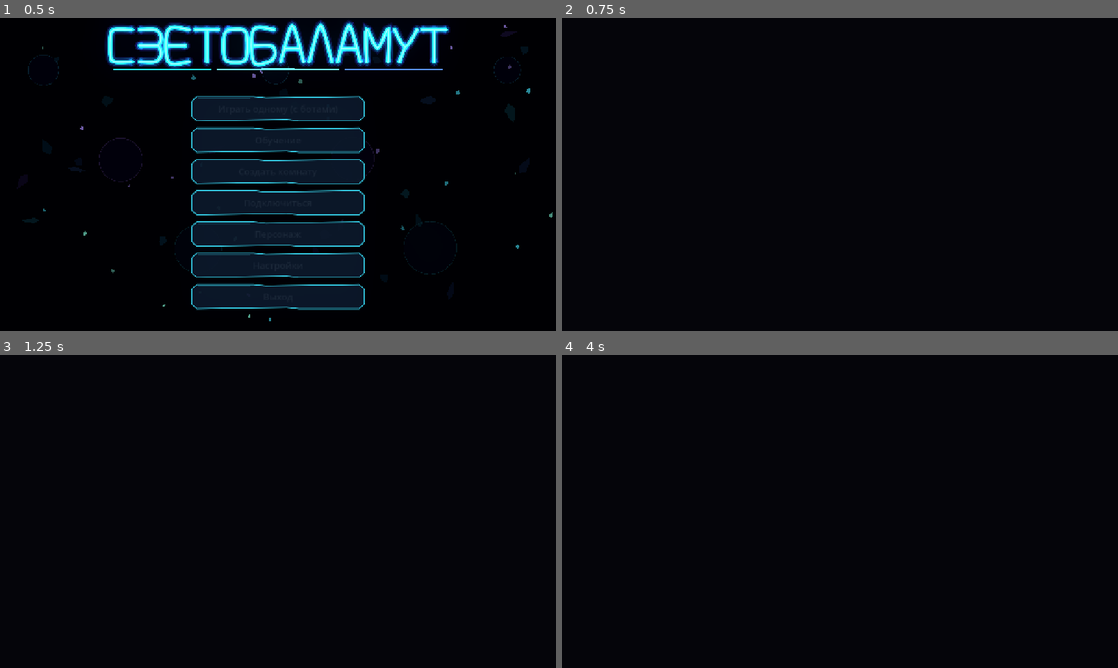
Above: before the commit, frames 1-4 (two rows, left to right).
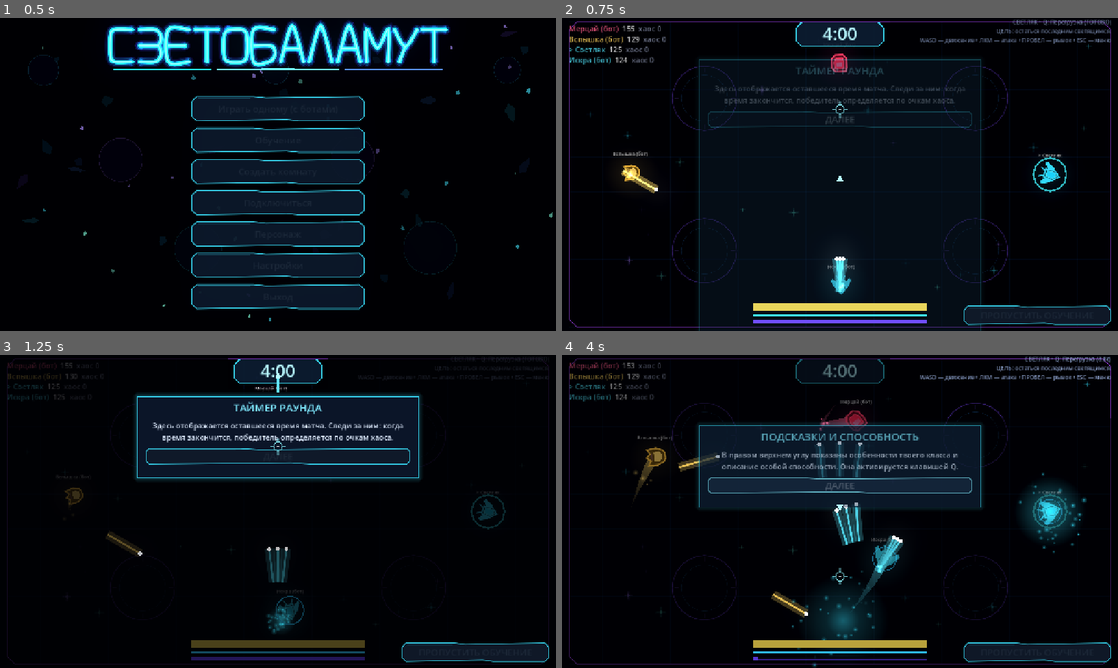
Above: after the commit, the same moments.

Repository: DvoreZZKy/svetobalamut
Game: Godot game, scene res://scenes/menu.tscn
Two runs of this game, one before a commit and one after it. Both use one fixed random seed, a clock stepped at 60 frames per second and the inputs below.
Inputs (mouse positions are in pixels of both pictures, inside the frame that each line leads up to):
- Up to frame 1 (0.5 s): no input
- Up to frame 2 (0.75 s): click "Играть одному (с ботами)" at 0.5 s
- Up to frame 3 (1.25 s): no input
- Up to frame 4 (4 s): tap Enter (restart) at 1.25 s; move the mouse to (962, 495) at 1.27 s; press the mouse at (962, 495) at 1.28 s; hold D (right) 1.28-2 s; tap Q (ability) at 1.35, 3.05 s; release the mouse at (962, 495) at 2 s; click (840, 455) at 2 s, where only the run after the commit has a clickable "ДАЛЕЕ"; move the mouse to (728, 527) at 2.77 s; hold S (down) 2.78-3.5 s; click (728, 527) at 2.85 s; click (840, 577) at 3.5 s, where only the run after the commit has a clickable "ДАЛЕЕ"

Frame 1 is identical in both runs. In frame 2, 10% of the frame differs, in the area x 1-99%, y 0-100%; in frame 3, 20%; in frame 4, 23%.
Error before the commit: Parse Error: Could not parse global class "Sim" from "res://scripts/sim.gd". (res://scripts/arena.gd:12)

Commit message:
Fix projectile firing block indentation

Diff:
--- a/scripts/sim.gd
+++ b/scripts/sim.gd
@@ -230,22 +230,22 @@
 		p.fire_was_down = want_fire
 	elif want_fire and p.fire_cd <= 0.0 and p.light > shot_cost + 0.5:
 		var spread_count := 3 if p.kind == 0 else 1
-			for shot_i in spread_count:
-				var spread := (float(shot_i) - 1.0) * 0.12 if spread_count == 3 else 0.0
-				var ang: float = p.aim.angle() + spread + rng.randf_range(-0.018, 0.018)
-				var dir := Vector2.from_angle(ang)
-				var bolt_speed := 960.0 if p.kind == 3 else (1480.0 if p.kind == 2 else BULLET_SPEED)
-				var bolt_radius := 11.0 if p.kind == 3 else 6.0
-				var damage_mult := 0.42 if p.kind == 0 else 1.0
-				bullets.append({"id": next_id, "pos": p.pos + dir * 34.0, "vel": dir * bolt_speed + p.vel * 0.25,
-					"owner": p.id, "life": 1.4, "bn": 0, "dmg": BULLET_DMG * p.attack * damage_mult,
-					"radius": bolt_radius})
-				next_id += 1
-			p.light -= shot_cost
-			var haste := 0.52 if p.kind == 0 and p.ability_t > 0.0 else 1.0
-			p.fire_cd = p.fire_rate * haste
-			p.vel -= p.aim * 55.0
-			events.append({"t": "shot", "x": p.pos.x, "y": p.pos.y, "c": p.ci})
+		for shot_i in spread_count:
+			var spread := (float(shot_i) - 1.0) * 0.12 if spread_count == 3 else 0.0
+			var ang: float = p.aim.angle() + spread + rng.randf_range(-0.018, 0.018)
+			var dir := Vector2.from_angle(ang)
+			var bolt_speed := 960.0 if p.kind == 3 else (1480.0 if p.kind == 2 else BULLET_SPEED)
+			var bolt_radius := 11.0 if p.kind == 3 else 6.0
+			var damage_mult := 0.42 if p.kind == 0 else 1.0
+			bullets.append({"id": next_id, "pos": p.pos + dir * 34.0, "vel": dir * bolt_speed + p.vel * 0.25,
+				"owner": p.id, "life": 1.4, "bn": 0, "dmg": BULLET_DMG * p.attack * damage_mult,
+				"radius": bolt_radius})
+			next_id += 1
+		p.light -= shot_cost
+		var haste := 0.52 if p.kind == 0 and p.ability_t > 0.0 else 1.0
+		p.fire_cd = p.fire_rate * haste
+		p.vel -= p.aim * 55.0
+		events.append({"t": "shot", "x": p.pos.x, "y": p.pos.y, "c": p.ci})
 
 	var spd_ratio: float = p.vel.length() / SPEED
 	p.light -= MOVE_COST * minf(spd_ratio, 1.2) * dt
